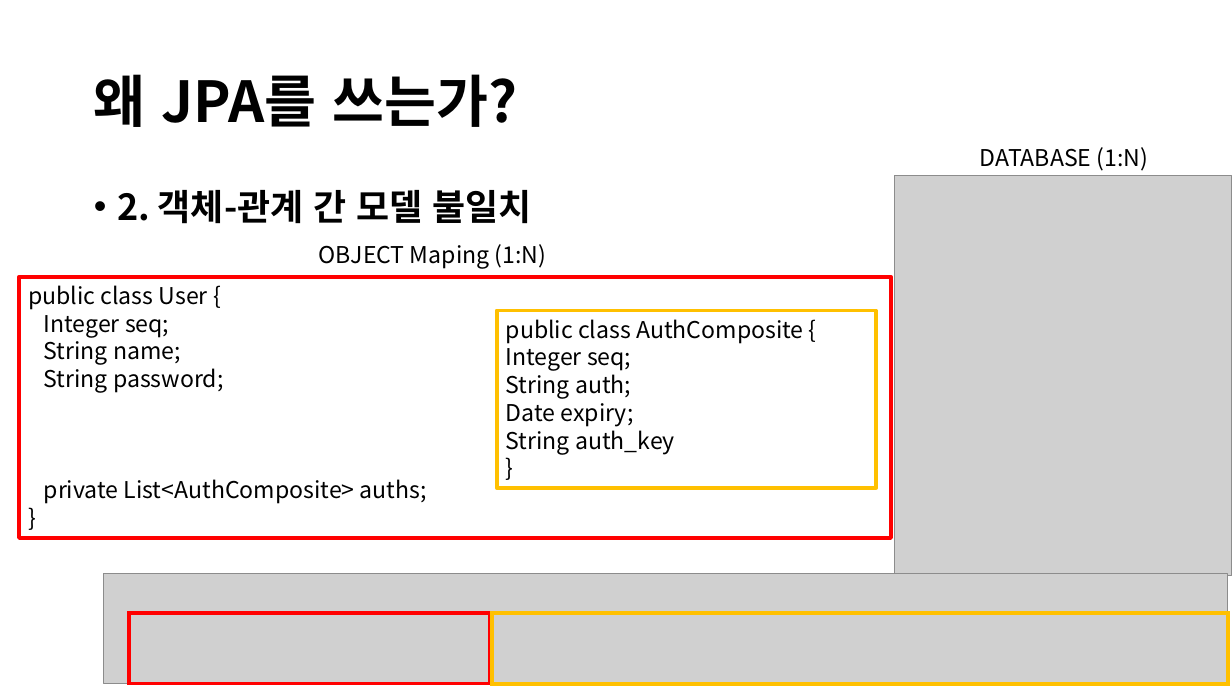
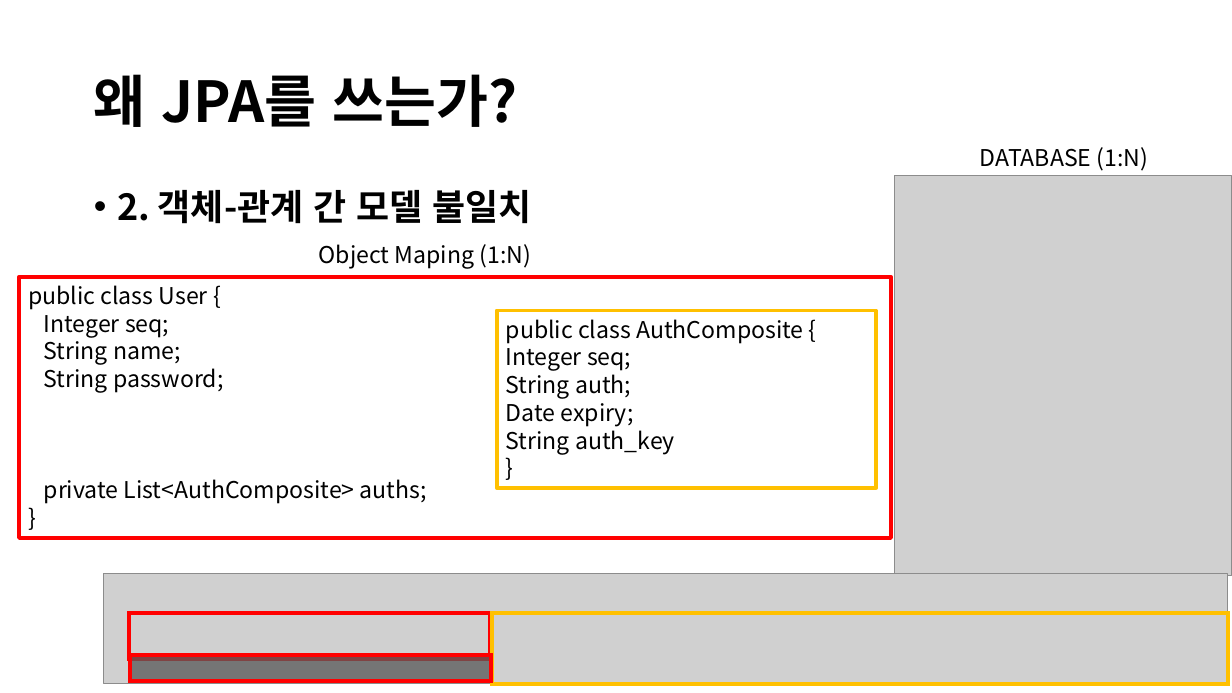
Before and after one commit to visualkhh/book-hibernate, a slide deck: slide 3 of hibernate5.x.pptx. Drawn at 1232x693 pixels with LibreOffice and Linux fonts; fonts in the diff are those of the drawing; grey boxes stand for pictures. Boxes give left, top, right and bottom in pixels: in the first picture for what was removed or moved away, otherwise in the second. Text is boxed around its words. In the diff, an @@ line names an element or a change of style, - is before the commit and + after.

```diff
--- a/hibernate5.x.pptx
+++ b/hibernate5.x.pptx
@@ text at <box>319,244,531,269</box>: text changed @@
-OBJECT Maping (1:N)
+Object Maping (1:N)
@@ rectangle: place and size @@
-rectangle at <box>129,613,491,683</box>
+rectangle at <box>129,613,491,659</box>
@@ rectangle added at <box>129,655,491,681</box>, fill #595959 at 76% opacity, outline #FF0000 3 pt @@
```
Also in this commit, not shown: 9 other slides changed, 2 slides added.
